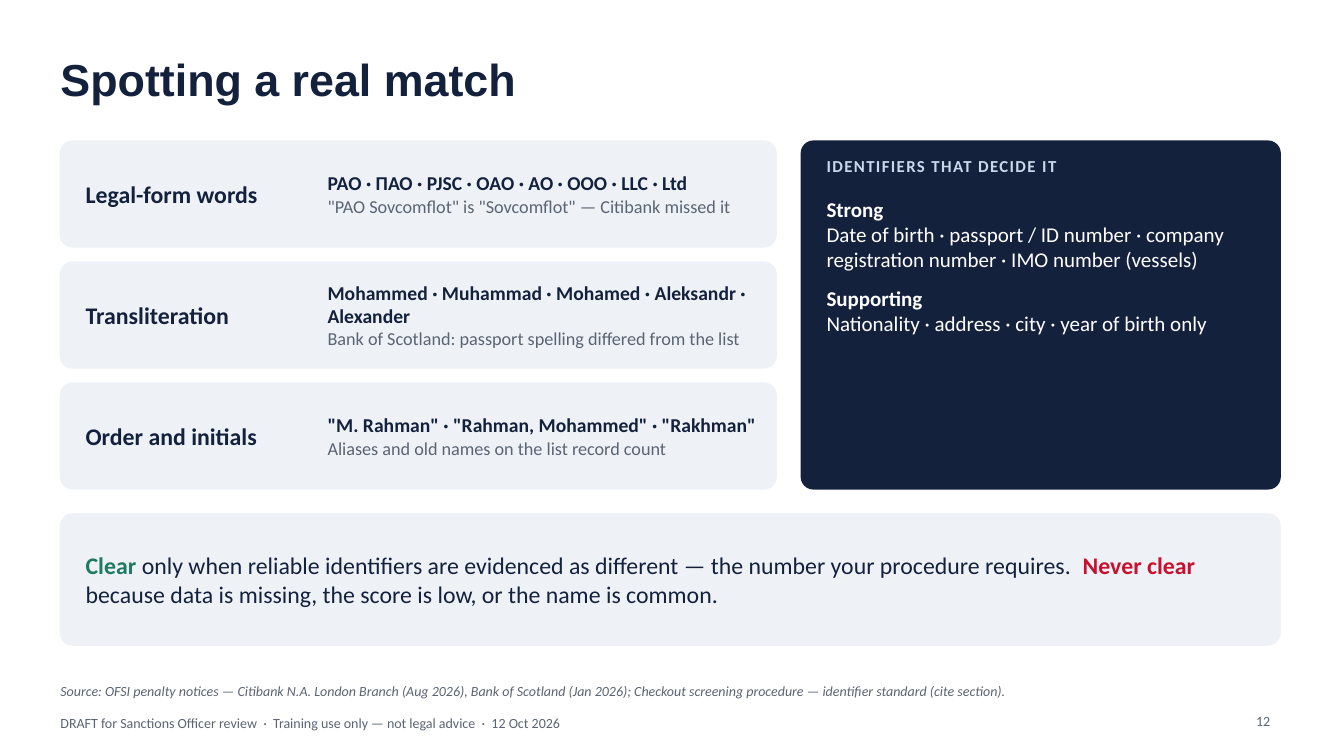
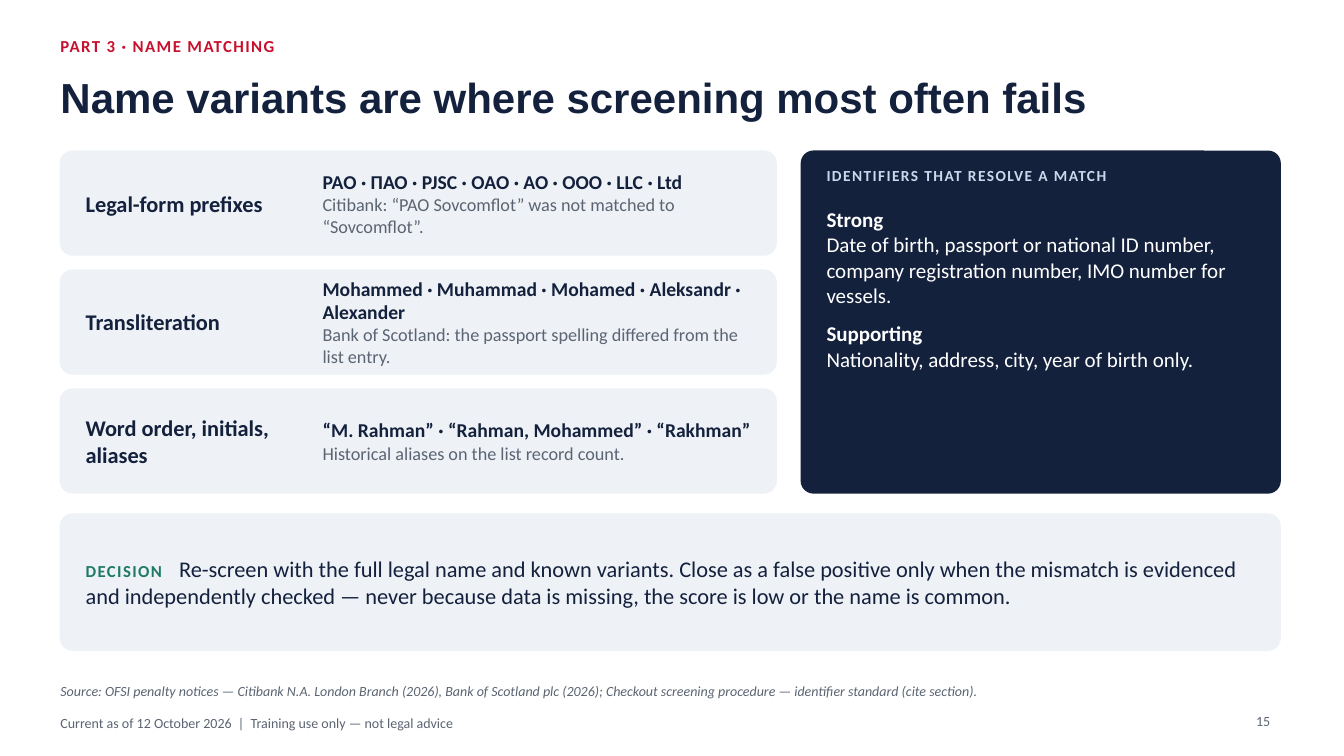
Before and after one commit to danielslonim-art/Screening, a slide deck: slide 15 of training/sanctions-in-practice-2026-10/sanctions-in-practice-analyst-edition.pptx (slide 12 before the commit). Drawn at 1344x756 pixels with LibreOffice and Linux fonts; fonts in the diff are those of the drawing. Boxes give left, top, right and bottom in pixels: in the first picture for what was removed or moved away, otherwise in the second. Text is boxed around its words. In the diff, an @@ line names an element or a change of style, - is before the commit and + after.

```diff
--- a/training/sanctions-in-practice-2026-10/sanctions-in-practice-analyst-edition.pptx
+++ b/training/sanctions-in-practice-2026-10/sanctions-in-practice-analyst-edition.pptx
@@ text added at (60, 41, 274, 52), 12 pt, text #C8102E, bold @@
+PART 3 · NAME MATCHING
@@ title removed at (60, 63, 516, 104) @@
-Spotting a real match
@@ title added at (60, 82, 1086, 122), 30 pt, text #14213D, bold @@
+Name variants are where screening most often fails
@@ proportions changed in 4 elements at (60, 514, 1280, 650), (60, 389, 776, 493), (60, 270, 776, 374), (60, 151, 776, 255) @@
@@ rounded rectangle: place and size @@
-rounded rectangle at (60, 141, 776, 247)
+rounded rectangle at (60, 151, 776, 255)
@@ rounded rectangle: place and size @@
-rounded rectangle at (802, 141, 1280, 489)
+rounded rectangle at (802, 151, 1280, 493)
@@ text at (827, 171, 1106, 181): text changed; size 12 to 11 pt @@
-IDENTIFIERS THAT DECIDE IT
+IDENTIFIERS THAT RESOLVE A MATCH
@@ text at (86, 196, 263, 216): text changed; size 17 to 16 pt @@
-Legal-form words
+Legal-form prefixes
@@ text at (323, 198, 675, 233): text changed @@
-"PAO Sovcomflot" is "Sovcomflot" — Citibank missed it
+Citibank: “PAO Sovcomflot” was not matched to “Sovcomflot”.
@@ text "Strong": place and size @@
-text "Strong" at (827, 203, 1224, 335)
+text "Strong" at (827, 213, 1225, 371)
@@ text at (827, 237, 1225, 303): text changed @@
-Date of birth · passport / ID number · company registration number · IMO number (vessels)
+Date of birth, passport or national ID number, company registration number, IMO number for vessels.
@@ rounded rectangle: place and size @@
-rounded rectangle at (60, 262, 776, 368)
+rounded rectangle at (60, 270, 776, 374)
@@ text "Transliteration" at (86, 314, 220, 330): size 17 to 16 pt @@
@@ text at (323, 328, 738, 366): text changed @@
-Bank of Scotland: passport spelling differed from the list
+Bank of Scotland: the passport spelling differed from the list entry.
@@ text at (827, 352, 1193, 371): text changed @@
-Nationality · address · city · year of birth only
+Nationality, address, city, year of birth only.
@@ rounded rectangle: place and size @@
-rounded rectangle at (60, 383, 776, 489)
+rounded rectangle at (60, 389, 776, 493)
@@ text at (86, 420, 269, 463): text changed; size 17 to 16 pt @@
-Order and initials
+Word order, initials, aliases
@@ text at (323, 422, 750, 460): text changed @@
-"M. Rahman" · "Rahman, Mohammed" · "Rakhman"
-Aliases and old names on the list record count
+“M. Rahman” · “Rahman, Mohammed” · “Rakhman”
+Historical aliases on the list record count.
@@ rounded rectangle: place and size @@
-rounded rectangle at (60, 514, 1280, 645)
+rounded rectangle at (60, 514, 1280, 650)
@@ text at (86, 561, 1236, 608): text changed; size 17 to 16 pt @@
-Clear only when reliable identifiers are evidenced as different — the number your procedure requires. Never clear because data is missing, the score is low, or the name is common.
+DECISION Re-screen with the full legal name and known variants. Close as a false positive only when the mismatch is evidenced and independently checked — never because data is missing, the score is low or the name is common.
@@ text at (60, 686, 977, 699): text changed @@
-Source: OFSI penalty notices — Citibank N.A. London Branch (Aug 2026), Bank of Scotland (Jan 2026); Checkout screening procedure — identifier standard (cite section).
+Source: OFSI penalty notices — Citibank N.A. London Branch (2026), Bank of Scotland plc (2026); Checkout screening procedure — identifier standard (cite section).
@@ text at (60, 718, 453, 731): text changed @@
-DRAFT for Sanctions Officer review · Training use only — not legal advice · 12 Oct 2026
+Current as of 12 October 2026 | Training use only — not legal advice
@@ page number at (1256, 717, 1270, 726): text changed @@
-12
+15
```
Also in this commit, not shown: 11 other slides changed, 13 slides added, 8 slides removed, 1 other file.
